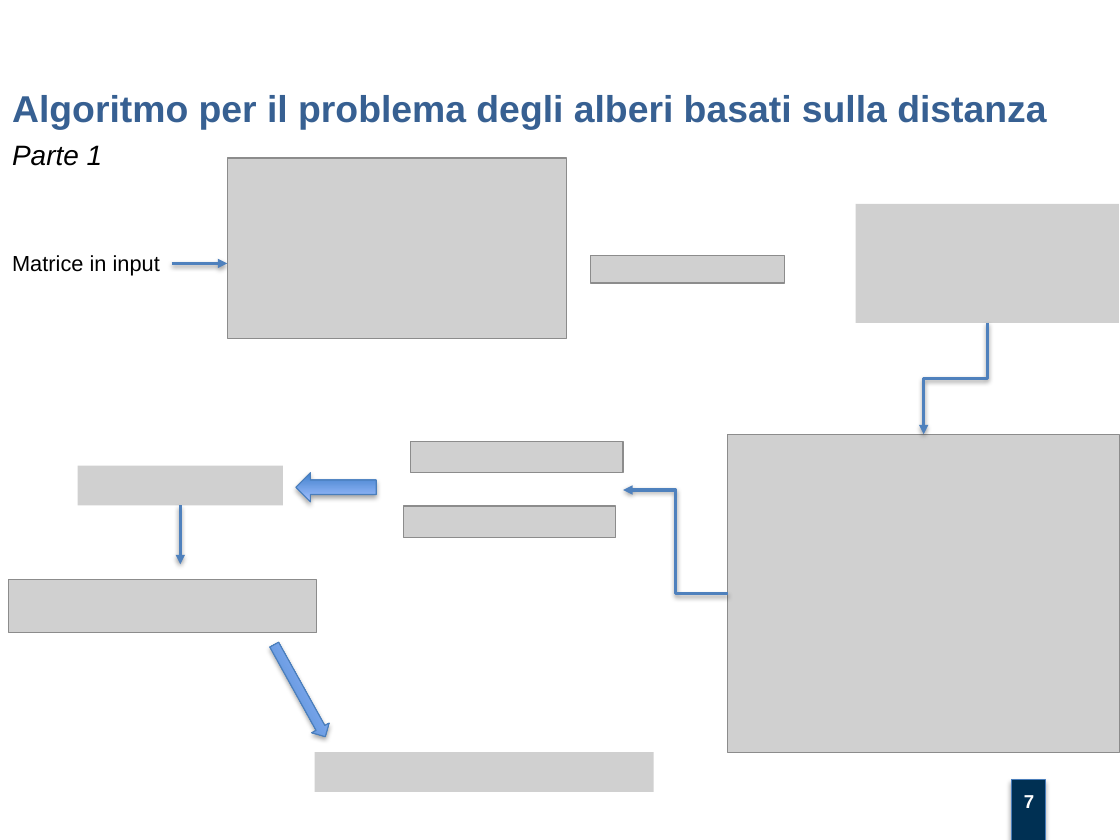
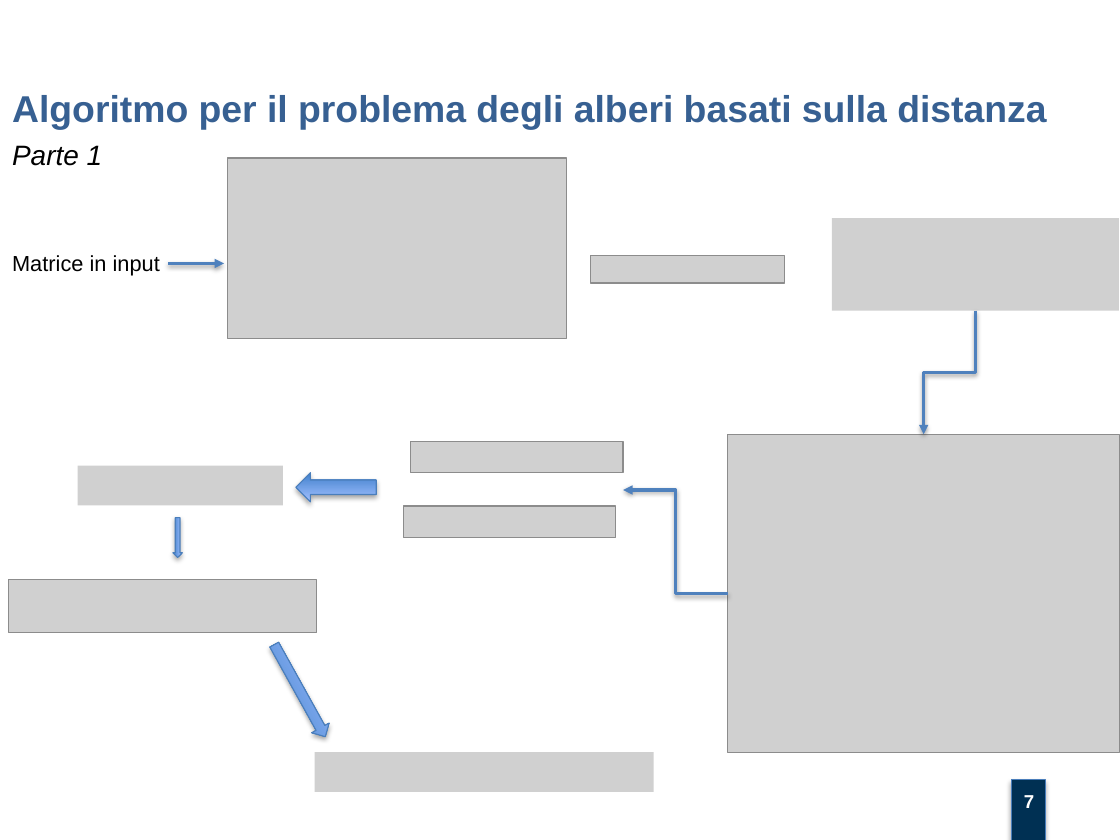
Before and after one commit to mtortoli/Thesis, a slide deck: slide 7 of Discussione Laurea/Slides v.1.0.pptx. Drawn at 1120x840 pixels with LibreOffice and Linux fonts; fonts in the diff are those of the drawing; grey boxes stand for pictures; background and template pictures are left out. Boxes give left, top, right and bottom in pixels: in the first picture for what was removed or moved away, otherwise in the second. Text is boxed around its words. In the diff, an @@ line names an element or a change of style, - is before the commit and + after.

```diff
--- a/Discussione Laurea/Slides v.1.0.pptx
+++ b/Discussione Laurea/Slides v.1.0.pptx
@@ picture: place and size @@
-picture at bbox=[856, 204, 1119, 323]
+picture at bbox=[832, 218, 1119, 311]
@@ arrow moved from (171, 263) - (227, 263) to (168, 263) - (224, 263) @@
@@ elbow arrow moved from (987, 323) - (924, 435) to (976, 310) - (924, 435) @@
@@ arrow removed from (180, 505) to (180, 564) @@
@@ right arrow added at bbox=[174, 517, 183, 558], fill gradient #3F80CE to #A4C4FF, outline #4B7EBC 0.75 pt @@
```
Also in this commit, not shown: 11 other slides changed, 1 other file.
